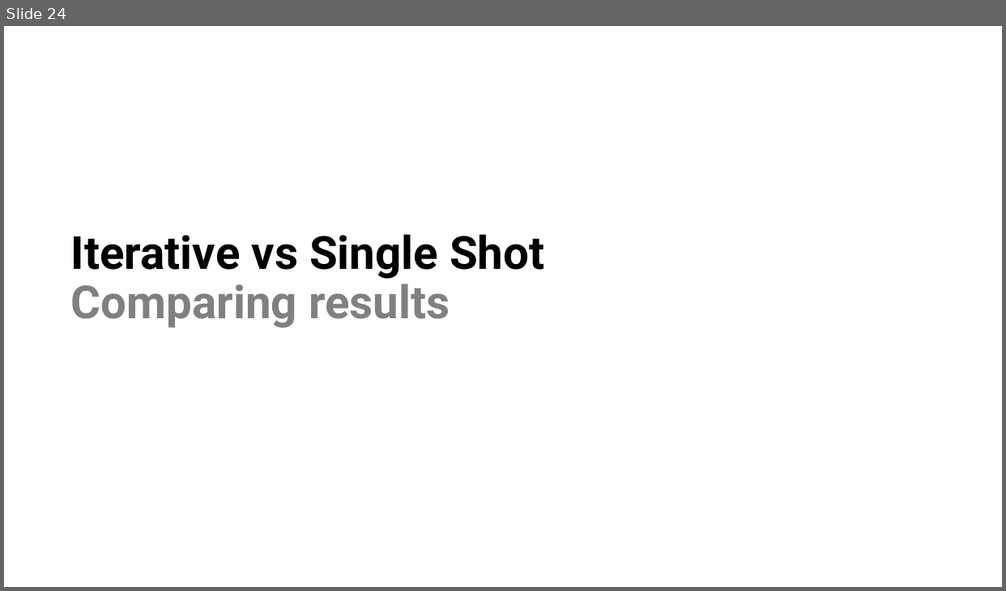
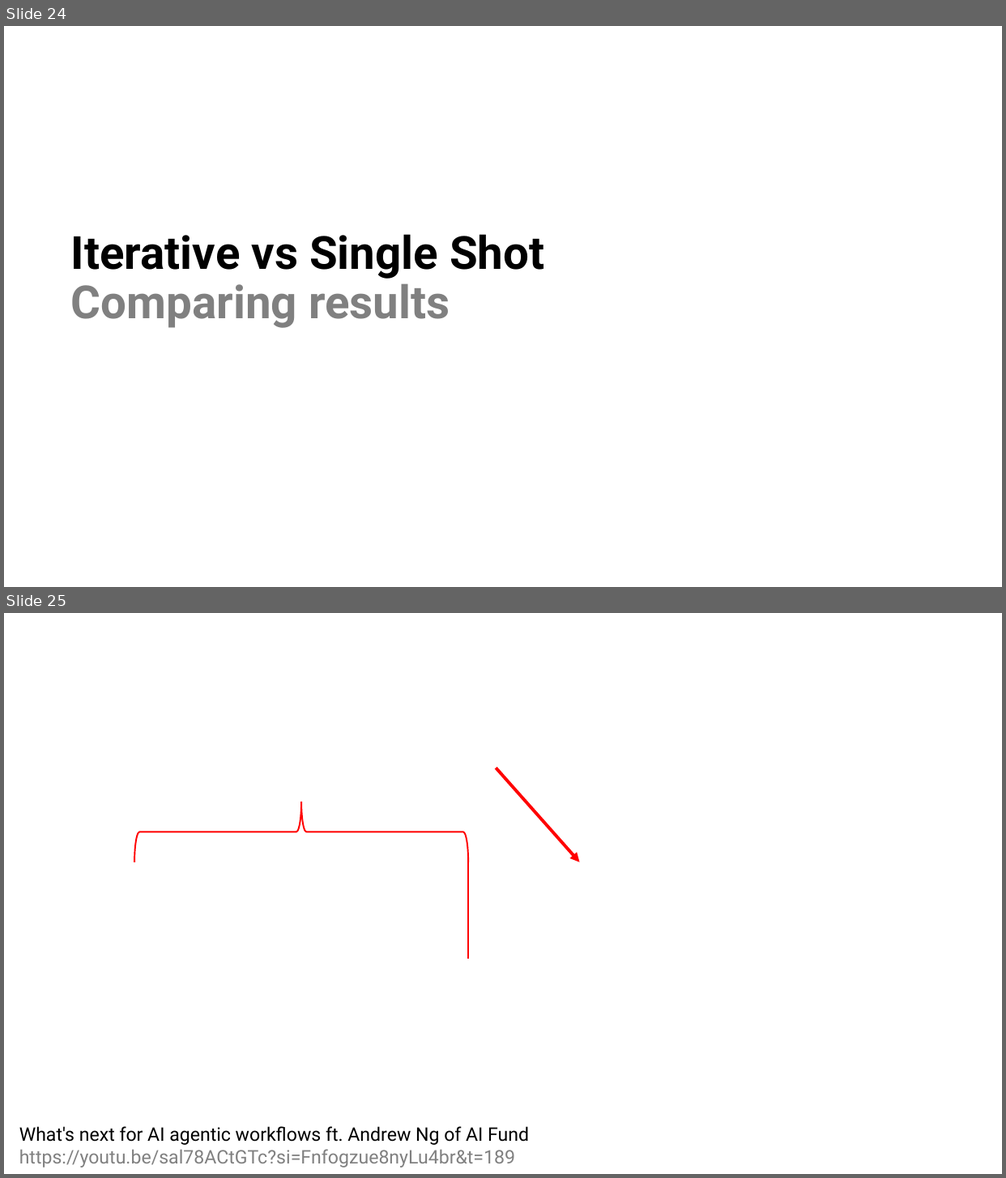
Before and after one commit to isidore/Talks, a slide deck: Slides/ChatGPT_Prompting.pptx. Shown one above the other, each under a label of ours: slide 24 before the commit, slides 24 and 25 after it. The pictures are 1006x591 and 1006x1178 pixels, drawn with LibreOffice and Linux fonts; fonts in the diff are those of the drawing; background and template pictures are left out. Boxes give left, top, right and bottom in pixels: in the first picture for what was removed or moved away, otherwise in the second. Text is boxed around its words. In the diff, an @@ line names an element or a change of style, - is before the commit and + after.

```diff
--- a/Slides/ChatGPT_Prompting.pptx
+++ b/Slides/ChatGPT_Prompting.pptx
@@ slide 25 added at [4,613,1002,1174], background picture (left out) @@
@@ arrow added from (496, 768) to (580, 862), #FF0000 3 pt @@
@@ right brace added at [134,802,468,862], outline #FF0000 1.5 pt @@
@@ line added from (468, 862) to (468, 959), #FF0000 1.5 pt @@
@@ text added at [19,1127,529,1168], 18 pt, text #808080 @@
+What's next for AI agentic workflows ft. Andrew Ng of AI Fund
+https://youtu.be/sal78ACtGTc?si=Fnfogzue8nyLu4br&t=189
```
Also in this commit, not shown: 3 slides changed, 15 other slides added.
